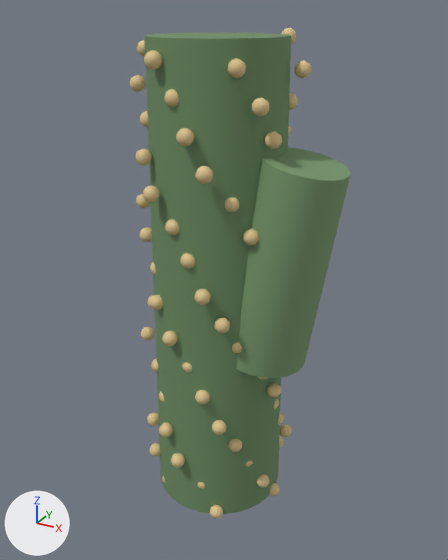
An edit to the glTF model apps/web/public/models/echinopsis-pachanoi-demo.glb, drawn before and after from the same camera.
Both versions are drawn from a 50 mm lens placed at (1.4, -2.49, 2.46), pointed at (0.03, 0.0, 1.21). The lights are fixed; the arrows at lower left show +X, +Y and +Z. The first picture is the older version. Where no turn or scale is listed for an object, it has been applied to the vertices.
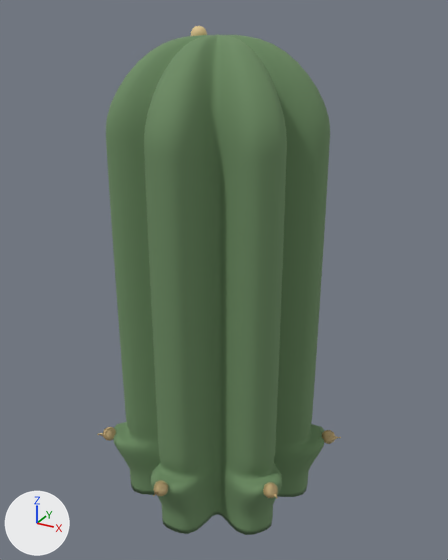
Changed parts and their boxes [x1, y1, x2, y2] in the pictures (448 x 560 px):
'procgen-pachanoi-body', added (green): after [106, 35, 330, 535]
'parametric-cactus-body', deleted (green): before [144, 33, 291, 514]
'parametric-cactus-branch', deleted (green): before [237, 147, 351, 378]
'Mesh_1.042', moved: before [162, 331, 178, 346]; after [153, 480, 169, 496]
'Mesh_1.093', deleted: before [228, 58, 246, 78]
'Mesh_1.094', deleted: before [144, 50, 162, 70]
'Mesh_1.087', deleted: before [252, 97, 269, 117]
'Mesh_1.082', deleted: before [176, 128, 194, 146]
'Mesh_1.076', deleted: before [195, 166, 213, 184]
'Mesh_1.081', deleted: before [265, 131, 282, 149]
'Mesh_1.092', deleted: before [294, 60, 312, 78]
'Mesh_1.071', deleted: before [143, 185, 160, 202]
'Mesh_1.077', deleted: before [135, 149, 152, 165]
'Mesh_1.089', deleted: before [130, 75, 146, 92]
'Mesh_1.064', deleted: before [243, 229, 259, 245]
'Mesh_1.088', deleted: before [164, 89, 179, 107]
'Mesh_1.046', moved (not visible before): after [263, 482, 278, 498]
'Mesh_1.059', deleted: before [180, 253, 195, 269]
'Mesh_1.070', deleted: before [225, 197, 239, 212]
'Mesh_1.065', deleted: before [165, 219, 179, 235]
'Mesh_1.043', moved: before [148, 295, 154, 309]; after [322, 430, 335, 444]
'Mesh_1.060', deleted: before [140, 227, 152, 242]
'Mesh_1.001', moved (not visible afterwards): before [209, 505, 223, 519]
'Mesh_1.045', moved (not visible before): after [103, 427, 116, 441]
'Mesh_1.055', moved (not visible before): after [191, 26, 207, 36]
'Mesh_1.066', deleted: before [136, 194, 150, 208]
'Mesh_1.086', deleted: before [289, 93, 298, 110]
'Mesh_1.097', deleted: before [281, 28, 296, 44]
'Mesh_1.095', deleted: before [137, 40, 145, 57]
'Mesh_1.083', deleted: before [140, 111, 148, 127]

What changed in the scene script:
```text
Remove ob_parametric_cactus_body:
    ob_parametric_cactus_body = bpy.data.objects.new('parametric-cactus-body', me_mesh_0)
Change ob_mesh_1_001:
    ob_mesh_1_001.location: (0.161, -0.32, 0.036) -> (0.584, 0.152, 0.355)
Change ob_mesh_1_042:
    ob_mesh_1_042.location: (-0.0738, -0.342, 1.019) -> (0.0183, -0.603, 0.355)
Change ob_mesh_1_043:
    ob_mesh_1_043.location: (-0.338, -0.0882, 1.043) -> (0.584, 0.152, 0.355)
Change ob_mesh_1_045:
    ob_mesh_1_045.location: (0.139, 0.348, 1.091) -> (-0.46, -0.39, 0.354)
Change ob_mesh_1_046:
    ob_mesh_1_046.location: (0.307, 0.0268, 1.115) -> (0.482, -0.361, 0.353)
Change ob_mesh_1_055:
    ob_mesh_1_055.location: (-0.352, 0.117, 1.331) -> (-0.107, 0.021, 2.35)
Remove ob_mesh_1_059:
    ob_mesh_1_059 = bpy.data.objects.new('Mesh_1.059', me_mesh_1)
Remove ob_mesh_1_060:
    ob_mesh_1_060 = bpy.data.objects.new('Mesh_1.060', me_mesh_1)
Remove ob_mesh_1_064:
    ob_mesh_1_064 = bpy.data.objects.new('Mesh_1.064', me_mesh_1)
Remove ob_mesh_1_065:
    ob_mesh_1_065 = bpy.data.objects.new('Mesh_1.065', me_mesh_1)
Remove ob_mesh_1_066:
    ob_mesh_1_066 = bpy.data.objects.new('Mesh_1.066', me_mesh_1)
Remove ob_mesh_1_070:
    ob_mesh_1_070 = bpy.data.objects.new('Mesh_1.070', me_mesh_1)
Remove ob_mesh_1_071:
    ob_mesh_1_071 = bpy.data.objects.new('Mesh_1.071', me_mesh_1)
Remove ob_mesh_1_076:
    ob_mesh_1_076 = bpy.data.objects.new('Mesh_1.076', me_mesh_1)
Remove ob_mesh_1_077:
    ob_mesh_1_077 = bpy.data.objects.new('Mesh_1.077', me_mesh_1)
Remove ob_mesh_1_081:
    ob_mesh_1_081 = bpy.data.objects.new('Mesh_1.081', me_mesh_1)
Remove ob_mesh_1_082:
    ob_mesh_1_082 = bpy.data.objects.new('Mesh_1.082', me_mesh_1)
Remove ob_mesh_1_083:
    ob_mesh_1_083 = bpy.data.objects.new('Mesh_1.083', me_mesh_1)
Remove ob_mesh_1_086:
    ob_mesh_1_086 = bpy.data.objects.new('Mesh_1.086', me_mesh_1)
Remove ob_mesh_1_087:
    ob_mesh_1_087 = bpy.data.objects.new('Mesh_1.087', me_mesh_1)
Remove ob_mesh_1_088:
    ob_mesh_1_088 = bpy.data.objects.new('Mesh_1.088', me_mesh_1)
Remove ob_mesh_1_089:
    ob_mesh_1_089 = bpy.data.objects.new('Mesh_1.089', me_mesh_1)
Remove ob_mesh_1_092:
    ob_mesh_1_092 = bpy.data.objects.new('Mesh_1.092', me_mesh_1)
Remove ob_mesh_1_093:
    ob_mesh_1_093 = bpy.data.objects.new('Mesh_1.093', me_mesh_1)
Remove ob_mesh_1_094:
    ob_mesh_1_094 = bpy.data.objects.new('Mesh_1.094', me_mesh_1)
Remove ob_mesh_1_095:
    ob_mesh_1_095 = bpy.data.objects.new('Mesh_1.095', me_mesh_1)
Remove ob_mesh_1_097:
    ob_mesh_1_097 = bpy.data.objects.new('Mesh_1.097', me_mesh_1)
Remove ob_parametric_cactus_branch:
    ob_parametric_cactus_branch = bpy.data.objects.new('parametric-cactus-branch', me_mesh_2)
Add ob_procgen_pachanoi_body:
    ob_procgen_pachanoi_body = bpy.data.objects.new('procgen-pachanoi-body', me_mesh_0_1)  # 6050 vertices, 12096 faces; spans x -0.57..0.58, y -0.59..0.55, z -0.03..2.35; in mat_material_0 (green #6d8d63)
    ob_procgen_pachanoi_body.location = (0.0, 0.0, 0.0)
```
